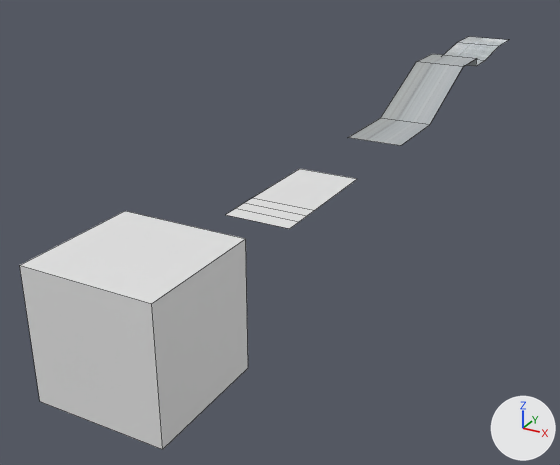
An edit to the FBX model FBX/Floor.fbx, drawn before and after from the same camera.
One viewpoint serves both versions: a 50 mm lens placed at (2.94, -11.5, 1.99), pointed at (-0.7, -4.89, -1.32). Arrows for +X, +Y and +Z are at lower right; the lights stay in place. Mesh edges are drawn as thin lines. Where no turn or scale is listed for an object, it has been applied to the vertices.

Before the edit, the objects in view are built like this:
```python
me_cube_010 = bpy.data.meshes.new('Cube.010')
me_cube_010.from_pydata(...)  # a box spanning x -50.0..50.0, y -50.0..50.0, z -50.0..50.0
me_plane = bpy.data.meshes.new('Plane')
me_plane.from_pydata(...)  # 16 vertices, 7 faces; spans x -0.3..0.3, y -4.11..0.26, z -0.43..0.03
me_plane.materials.append(mat_texture)  # picture img_textue_png
me_plane_001 = bpy.data.meshes.new('Plane.001')
me_plane_001.from_pydata(...)  # 10 vertices, 4 faces; spans x -0.298..0.298, y -1.185..0.13, z 0.0
ob_cube_011 = bpy.data.objects.new('Cube.011', me_cube_010)
ob_cube_011.location = (0.0, -8.043, -0.59)
ob_cube_011.scale = (0.01, 0.01, 0.01)
ob_plane = bpy.data.objects.new('Plane', me_plane)
ob_plane.location = (0.0, 0.0, 0.0)
ob_plane_001 = bpy.data.objects.new('Plane.001', me_plane_001)
ob_plane_001.location = (0.018, -5.397, -0.422)
```
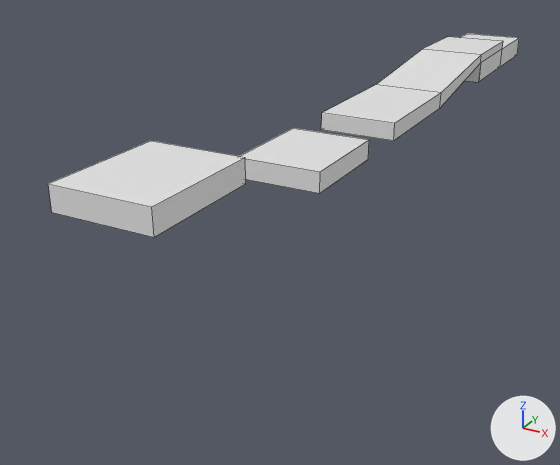
What changed in the scene script:
```text
Add me_cube_009:
    me_cube_009.from_pydata(...)  # 28 vertices, 24 faces; spans x -0.39..0.39, y -4.58..0.5, z 0.25..0.6
Add me_cube_008:
    me_cube_008.from_pydata(...)  # a box spanning x -0.386..0.386, y -0.5..0.5, z -0.093..0.093
Remove ob_plane:
    ob_plane = bpy.data.objects.new('Plane', me_plane)
    ob_plane.location = (0.0, 0.0, 0.0)
Change ob_cube_011:
    ob_cube_011.location: (0.0, -8.043, -0.59) -> (0.0, -7.841, 0.299)
    ob_cube_011.scale: (0.01, 0.01, 0.01) -> (0.00772, 0.01, 0.00186)
Remove ob_plane_001:
    ob_plane_001 = bpy.data.objects.new('Plane.001', me_plane_001)
    ob_plane_001.location = (0.018, -5.397, -0.422)
Add ob_cube_013:
    ob_cube_013 = bpy.data.objects.new('Cube.013', me_cube_009)
    ob_cube_013.location = (0.0, 0.0, -0.498)
Add ob_cube_012:
    ob_cube_012 = bpy.data.objects.new('Cube.012', me_cube_008)
    ob_cube_012.location = (0.0, -5.706, -0.147)
```

Where the change shows, as pixel boxes [x1, y1, x2, y2] in the pictures (560 x 465 px):
'Cube.011', moved, rescaled (13% narrower, 59% shorter)
    before: [20, 211, 248, 449]
    after: [48, 141, 246, 237]
'Cube.013', added
    after: [321, 34, 519, 141]
'Cube.012', added
    after: [240, 128, 369, 193]
'Plane', deleted
    before: [348, 37, 508, 146]
'Plane.001', deleted
    before: [226, 169, 357, 229]
